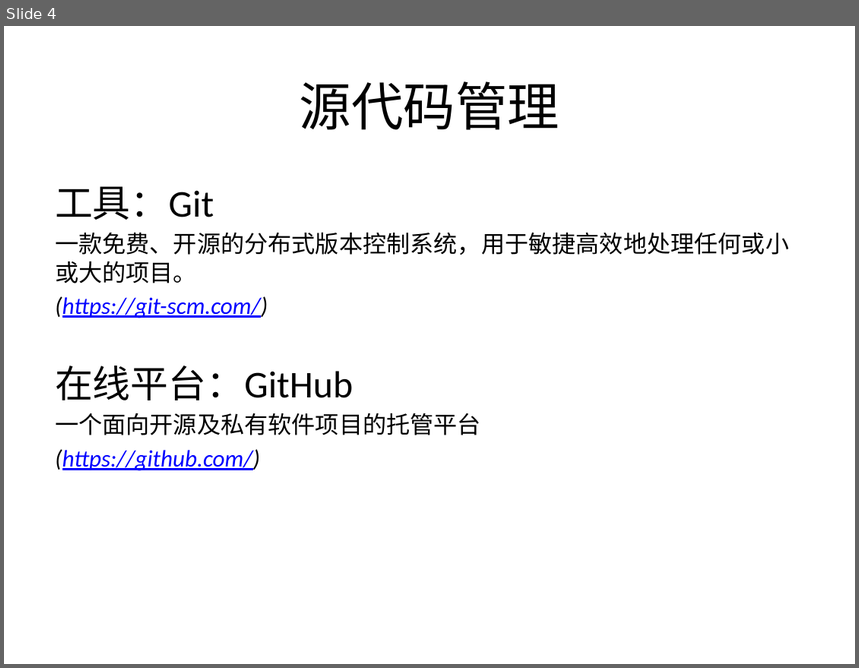
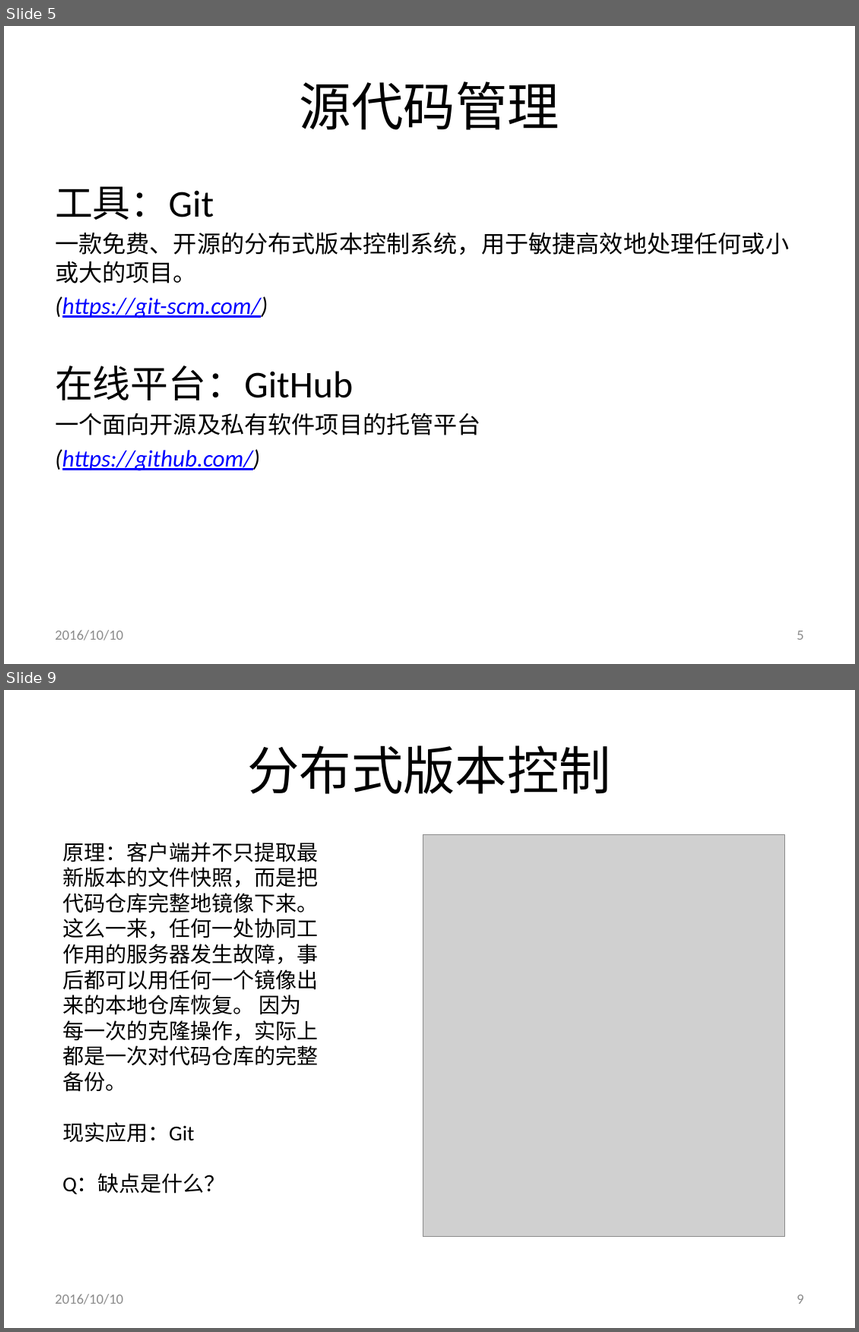
Before and after one commit to shentianyi/CompanyCource, a slide deck: CodeMonkey/cs01-1 开发工具及基本流程/开发工具及基本流程.pptx. Shown one above the other, each under a label of ours: slide 4 before the commit, slides 5 and 9 after it; the slides between them are not shown. The pictures are 859x668 and 859x1332 pixels, drawn with LibreOffice and Linux fonts; fonts in the diff are those of the drawing; grey boxes stand for pictures. Boxes give left, top, right and bottom in pixels: in the first picture for what was removed or moved away, otherwise in the second. Text is boxed around its words. In the diff, an @@ line names an element or a change of style, - is before the commit and + after.

```diff
--- a/CodeMonkey/cs01-1 开发工具及基本流程/开发工具及基本流程.pptx
+++ b/CodeMonkey/cs01-1 开发工具及基本流程/开发工具及基本流程.pptx
@@ slide 9 added at [4, 690, 855, 1328], background #FFFFFF @@
@@ title added at [247, 745, 611, 794], 44 pt, text #000000 @@
+分布式版本控制
@@ text added at [63, 842, 318, 1195], 18 pt, text #000000 @@
+原理：客户端并不只提取最新版本的文件快照，而是把代码仓库完整地镜像下来。 这么一来，任何一处协同工作用的服务器发生故障，事后都可以用任何一个镜像出来的本地仓库恢复。 因为每一次的克隆操作，实际上都是一次对代码仓库的完整备份。
+现实应用：Git
+Q：缺点是什么？
@@ picture added at [423, 834, 785, 1236] @@
@@ text added at [55, 1294, 123, 1305], 12 pt, text #8C8C8C @@
+2016/10/10
@@ page number added at [797, 1295, 804, 1304], 12 pt, text #8C8C8C @@
+9
@@ what was slide 4 is now slide 5 @@
@@ slide 5 changed as well @@
@@ text added at [55, 630, 123, 641], 12 pt, text #8C8C8C @@
+2016/10/10
@@ page number added at [797, 631, 804, 640], 12 pt, text #8C8C8C @@
+5
```
Also in this commit, not shown: 4 other slides changed, 23 other slides added, 1 slide removed, 1 other file.
